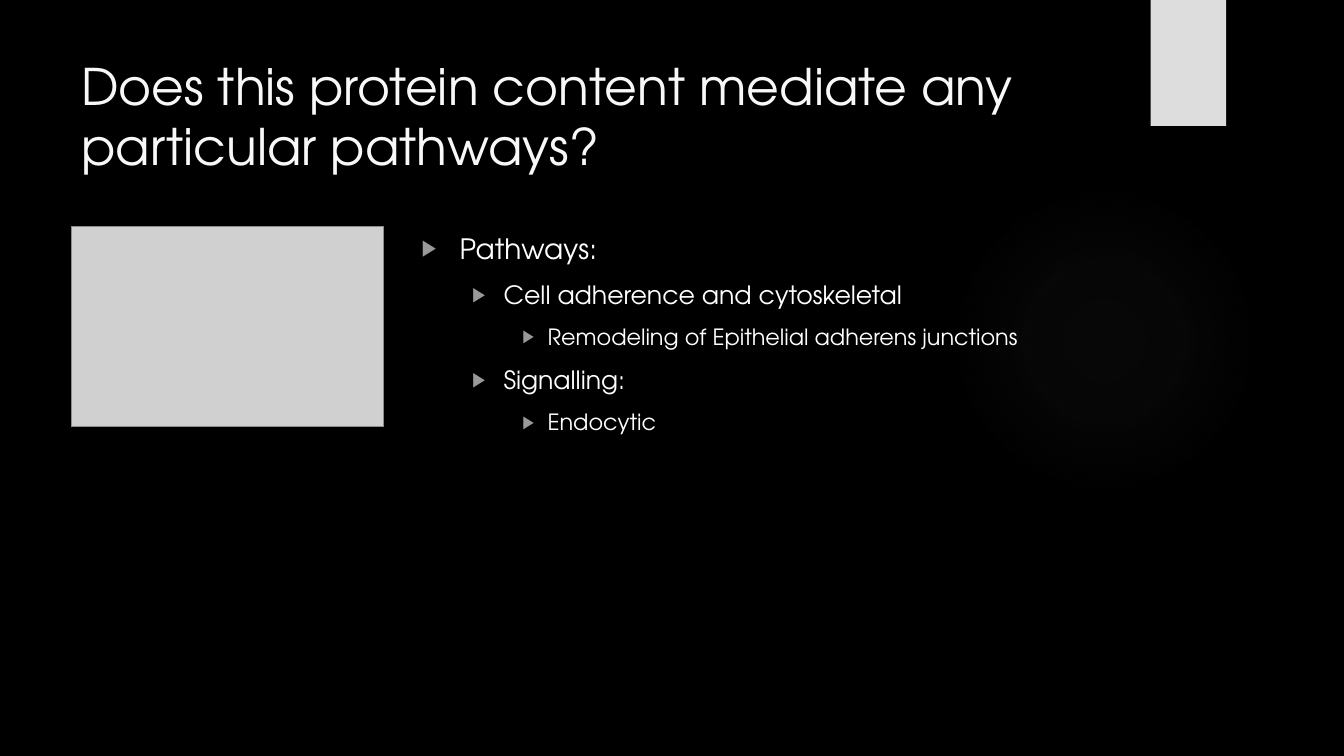
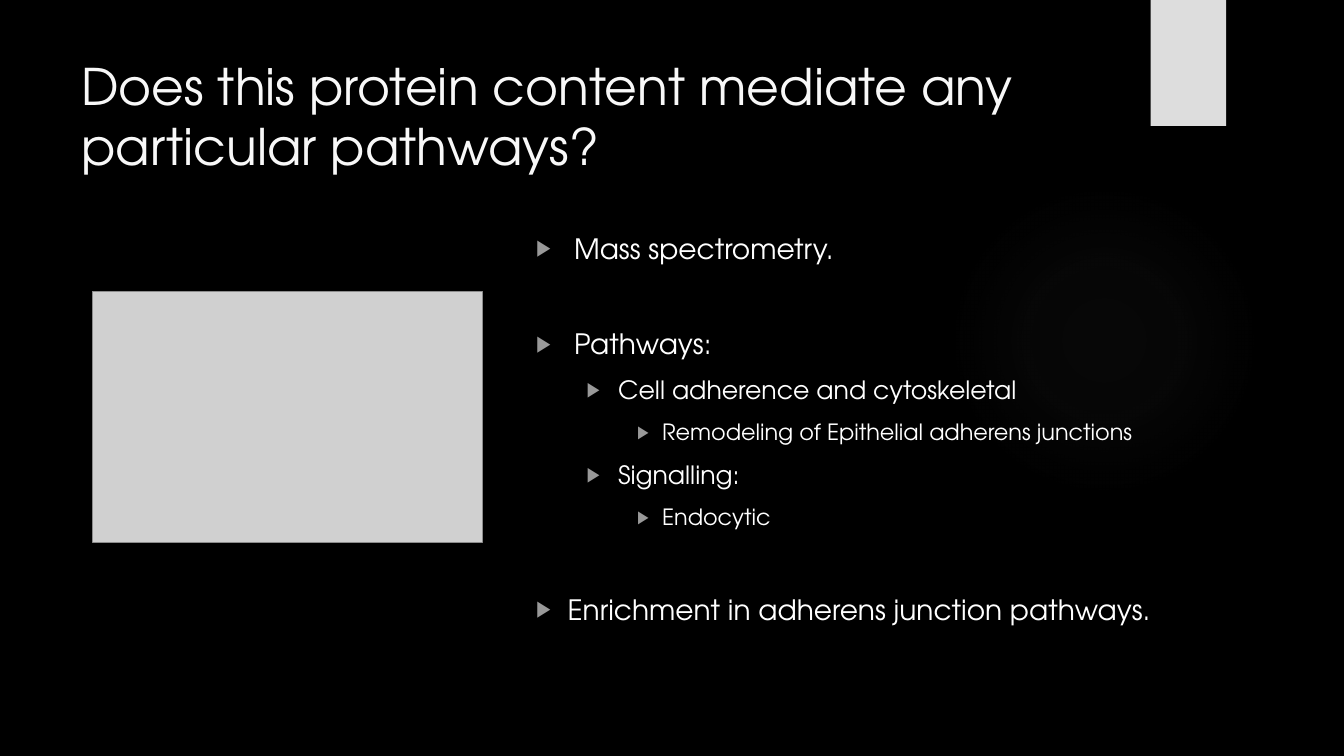
Before and after one commit to HarleyRobinson/Honours2, a slide deck: slide 12 of BackgroundInfo/JCslides.pptx (slide 11 before the commit). Drawn at 1344x756 pixels with LibreOffice and Linux fonts; fonts in the diff are those of the drawing; grey boxes stand for pictures; background and template pictures are left out. Boxes give left, top, right and bottom in pixels: in the first picture for what was removed or moved away, otherwise in the second. Text is boxed around its words. In the diff, an @@ line names an element or a change of style, - is before the commit and + after.

```diff
--- a/BackgroundInfo/JCslides.pptx
+++ b/BackgroundInfo/JCslides.pptx
@@ text "Mass spectrometry." moved from (x1=460, y1=238, x2=1017, y2=435) to (x1=568, y1=238, x2=1150, y2=626) @@
@@ text at (x1=574, y1=238, x2=833, y2=265): paragraph added @@
+▶ Mass spectrometry.
@@ picture resized from (x1=72, y1=227, x2=384, y2=427) to (x1=93, y1=291, x2=483, y2=541) @@
@@ text at (x1=568, y1=599, x2=1150, y2=626): paragraph added @@
+    ▶ Enrichment in adherens junction pathways.
```
Also in this commit, not shown: 6 other slides changed, 2 slides added, 2 other files.
